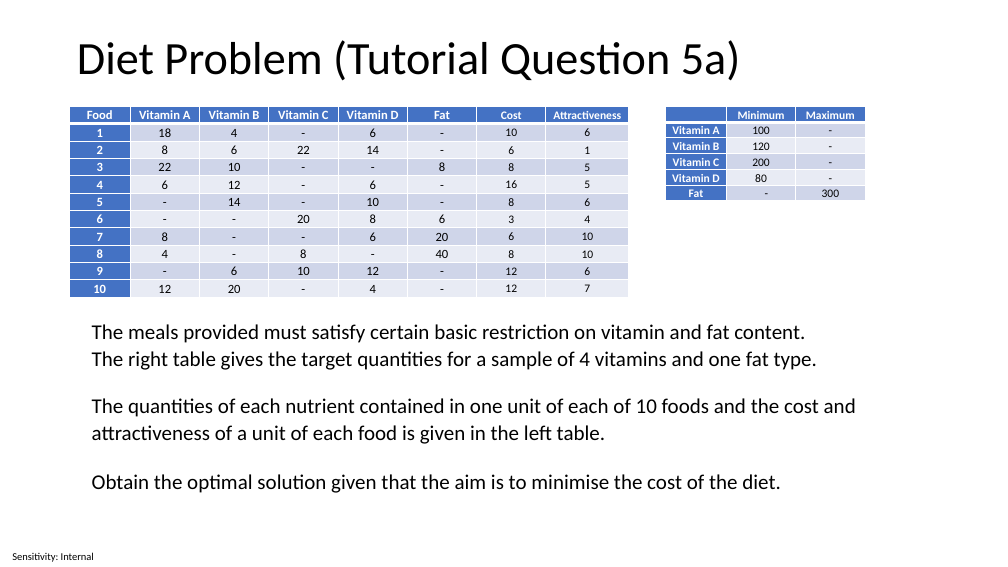
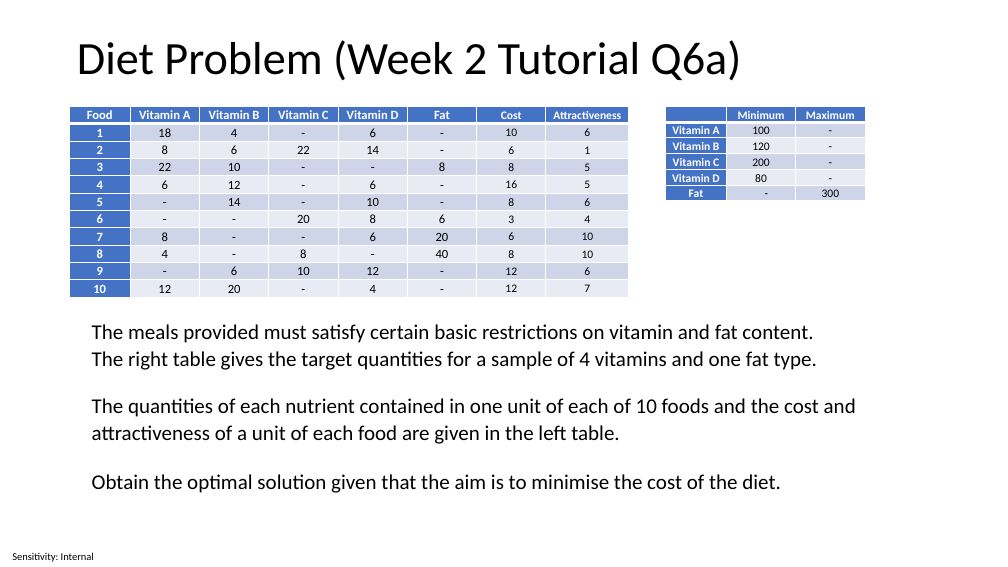
Before and after one commit to ctsallis/operational_research, a slide deck: slide 8 of content/Lectures/Semester 1/Week 03 - Linear Programming 2/1 Lecture/Week 3 - Linear Programming 2.pptx. Drawn at 1008x567 pixels with LibreOffice and Linux fonts; fonts in the diff are those of the drawing. Boxes give left, top, right and bottom in pixels: in the first picture for what was removed or moved away, otherwise in the second. Text is boxed around its words. In the diff, an @@ line names an element or a change of style, - is before the commit and + after.

```diff
--- a/content/Lectures/Semester 1/Week 03 - Linear Programming 2/1 Lecture/Week 3 - Linear Programming 2.pptx
+++ b/content/Lectures/Semester 1/Week 03 - Linear Programming 2/1 Lecture/Week 3 - Linear Programming 2.pptx
@@ title at bbox=[77, 40, 742, 81]: text changed @@
-Diet Problem (Tutorial Question 5a)
+Diet Problem (Week 2 Tutorial Q6a)
@@ text at bbox=[92, 324, 817, 370]: text changed @@
-The meals provided must satisfy certain basic restriction on vitamin and fat content. The right table gives the target quantities for a sample of 4 vitamins and one fat type.
+The meals provided must satisfy certain basic restrictions on vitamin and fat content. The right table gives the target quantities for a sample of 4 vitamins and one fat type.
@@ text at bbox=[92, 398, 856, 444]: text changed @@
-The quantities of each nutrient contained in one unit of each of 10 foods and the cost and attractiveness of a unit of each food is given in the left table.
+The quantities of each nutrient contained in one unit of each of 10 foods and the cost and attractiveness of a unit of each food are given in the left table.
```
Also in this commit, not shown: 11 other slides changed, 6 other files.
